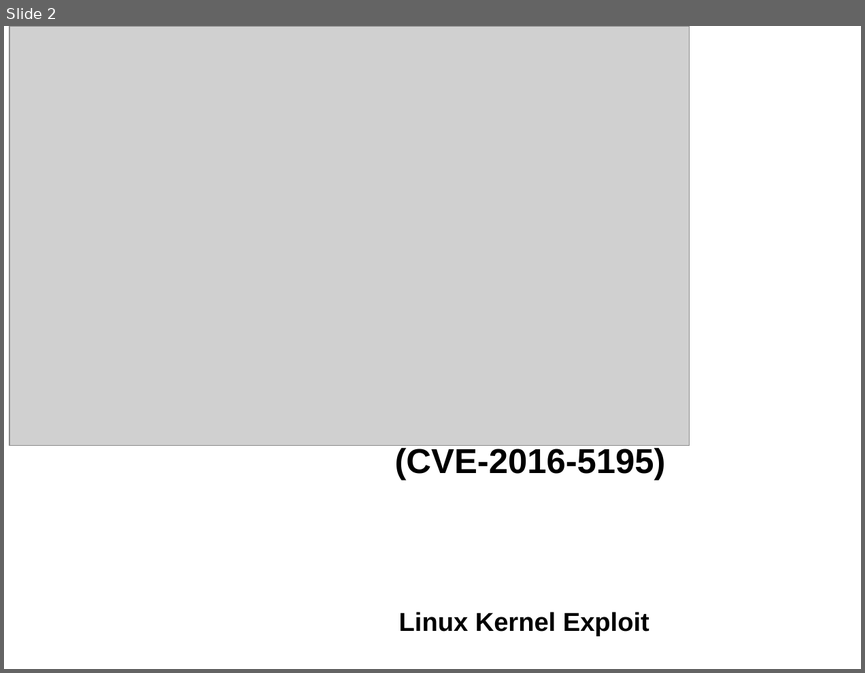
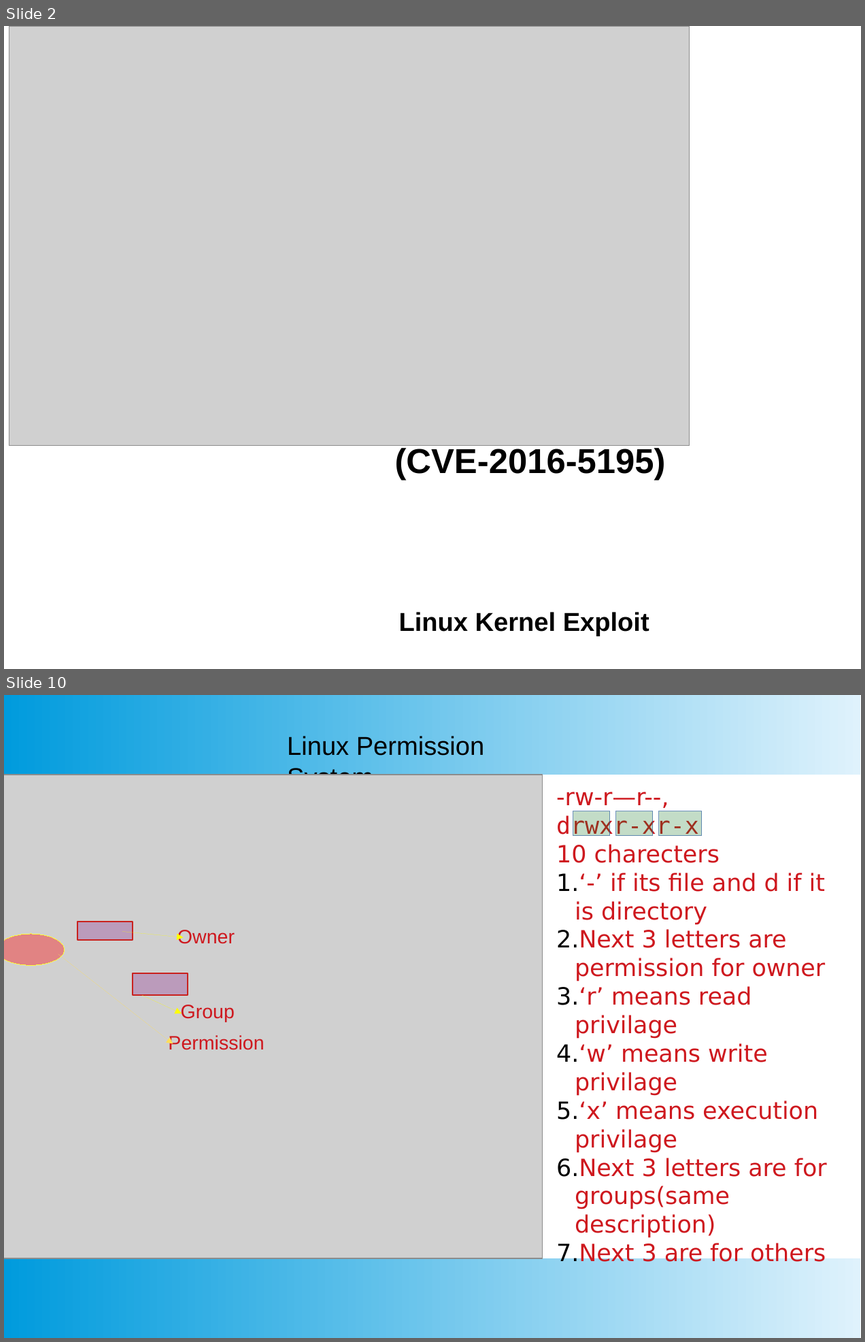
Before and after one commit to SubhajitCode/Seminar, a slide deck: Seminar 02/Seminar 2.pptx. Shown one above the other, each under a label of ours: slide 2 before the commit, slides 2 and 10 after it; the slides between them are not shown. The pictures are 865x673 and 865x1342 pixels, drawn with LibreOffice and Linux fonts; fonts in the diff are those of the drawing; grey boxes stand for pictures; background and template pictures are left out. Boxes give left, top, right and bottom in pixels: in the first picture for what was removed or moved away, otherwise in the second. Text is boxed around its words. In the diff, an @@ line names an element or a change of style, - is before the commit and + after.

```diff
--- a/Seminar 02/Seminar 2.pptx
+++ b/Seminar 02/Seminar 2.pptx
@@ slide 10 added at bbox=[4, 695, 861, 1338], background #FFFFFF @@
@@ rectangle added at bbox=[4, 695, 861, 775], fill gradient #DFF2FC to #009BDD @@
@@ text added at bbox=[287, 736, 484, 775], 24 pt, text #000000 @@
+Linux Permission System
@@ picture added at bbox=[4, 775, 543, 1258] @@
@@ text added at bbox=[556, 792, 827, 1266], 22 pt, text #CE181E @@
+-rw-r—r--,
+drwxr-xr-x
+10 charecters
+1. ‘-’ if its file and d if it is directory
+2. Next 3 letters are permission for owner
+3. ‘r’ means read privilage
+4. ‘w’ means write privilage
+5. ‘x’ means execution privilage
+6. Next 3 letters are for groups(same description)
+7. Next 3 are for others
@@ rectangle added at bbox=[573, 812, 610, 836], fill #127622 at 25% opacity, outline #3465A4 0.75 pt @@
@@ rectangle added at bbox=[616, 812, 653, 836], fill #127622 at 25% opacity, outline #3465A4 0.75 pt @@
@@ rectangle added at bbox=[660, 812, 702, 836], fill #127622 at 25% opacity, outline #3465A4 0.75 pt @@
@@ ellipse added at bbox=[4, 934, 65, 965], fill #FF0000 at 37% opacity, outline #FFFF38 0.75 pt @@
@@ rectangle added at bbox=[77, 921, 133, 940], fill #800080 at 25% opacity, outline #C9211E 0.99 pt @@
@@ arrow added from (122, 932) to (184, 938), #FFFF00 0.75 pt @@
@@ text added at bbox=[177, 930, 235, 944], 18 pt, text #CE181E @@
+Owner
@@ arrow added from (58, 954) to (173, 1044), #FFDE59 0.75 pt @@
@@ rectangle added at bbox=[133, 973, 188, 995], fill #800080 at 25% opacity, outline #C9211E 0.99 pt @@
@@ arrow added from (141, 995) to (181, 1013), #FFFF00 0.75 pt @@
@@ text added at bbox=[181, 1004, 235, 1021], 18 pt, text #CE181E @@
+Group
@@ text added at bbox=[168, 1035, 264, 1050], 18 pt, text #CE181E @@
+Permission
@@ rectangle added at bbox=[4, 1258, 861, 1338], fill gradient #DFF2FC to #009BDD @@
```
Also in this commit, not shown: 7 slides changed, 28 other slides added, 17 slides removed, 24 other files.
